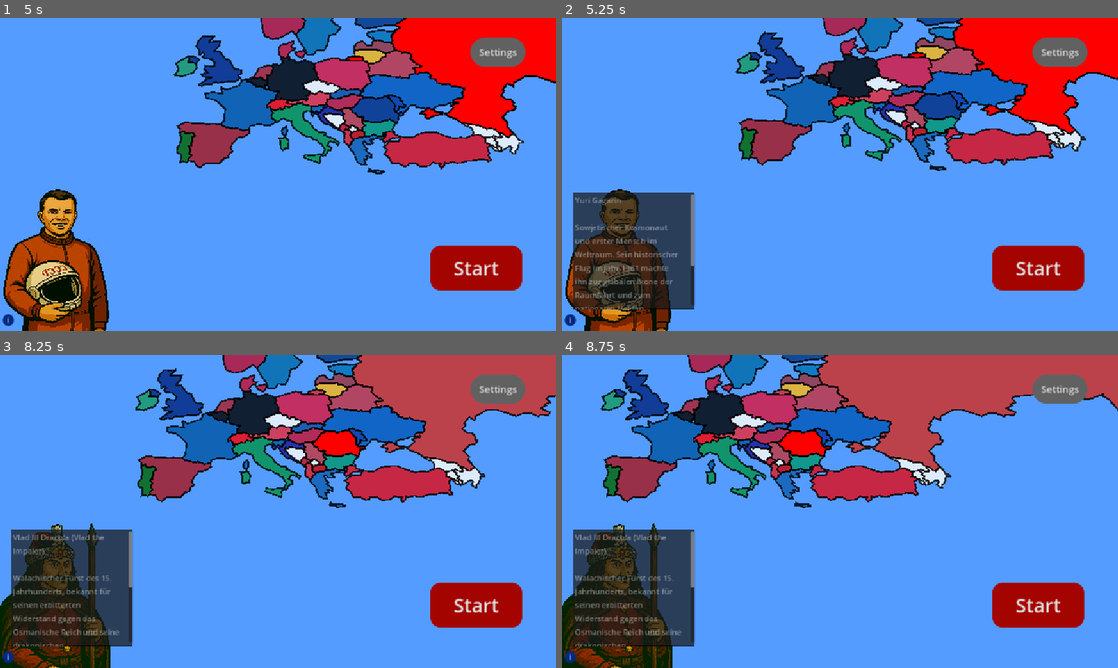
Above: before the commit, frames 1-4 (two rows, left to right).
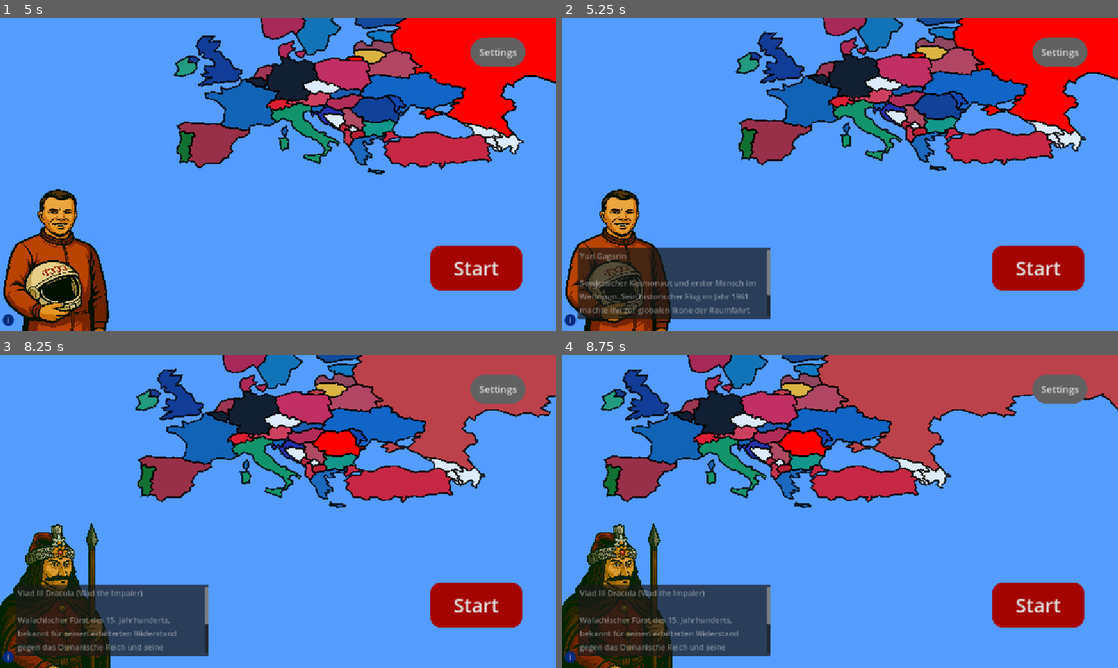
Above: after the commit, the same moments.

Repository: gixerl/OnlyLands
Game: Godot game, scene res://Scenes/main_menu.tscn
Two runs of this game, one before a commit and one after it. Both use one fixed random seed, a clock stepped at 60 frames per second and the inputs below.
Inputs (mouse positions are in pixels of both pictures, inside the frame that each line leads up to):
- Up to frame 1 (5 s): click "Start" at 0.5 s; click "Start" at 1.25 s; click "Start" at 2 s; click "Settings" at 2.75 s; click "Back" at 3.5 s; tap Enter at 4.25 s; move the mouse to (400, 158) at 4.27 s; hold S (camera_move_down) from 4.28 s (still down); click (400, 158) at 4.42 s
- Up to frame 2 (5.25 s): release S (camera_move_down) at 5 s; click "i" at 5 s
- Up to frame 3 (8.25 s): click "i" at 5.75 s; click "i" at 6.5 s; tap Space at 7.25 s; drag from (166, 527) to (250, 574) at 7.27 s; tap Enter at 8 s; move the mouse to (333, 442) at 8.02 s; hold D (camera_move_right) from 8.03 s (still down); click (333, 442) at 8.17 s
- Up to frame 4 (8.75 s): keep holding D (camera_move_right)

Frame 1 is identical in both runs. In frame 2, 8.4% of the frame differs, in the area x 2-38%, y 55-97%; in frame 3, 7.9%; in frame 4, 7.9%.

Commit message:
finished selection screen: ausgewählter country wird grün, angreifbare nachbarländer werden blau hervorgehoben und andere nicht benachbarte länder sind nicht mehr angreifbar

Diff:
--- a/Assets/neighbors.json
+++ b/Assets/neighbors.json
@@ -1,393 +1,393 @@
 {
   "Albania": {
-    "neighbors": [
-      "Montenegro",
-      "Kosovo",
-      "North Macedonia",
-      "Greece"
-    ]
+	"neighbors": [
+	  "Montenegro",
+	  "Kosovo",
+	  "North Macedonia",
+	  "Greece"
+	]
   },
   "Andorra": {
-    "neighbors": [
-      "France",
-      "Spain"
-    ]
+	"neighbors": [
+	  "France",
+	  "Spain"
+	]
   },
   "Armenia": {
-    "neighbors": [
-      "Georgia",
-      "Azerbaijan",
-      "Turkey"
-    ]
+	"neighbors": [
+	  "Georgia",
+	  "Azerbaijan",
+	  "Turkey"
+	]
   },
   "Austria": {
-    "neighbors": [
-      "Germany",
-      "Czechia",
-      "Slovakia",
-      "Hungary",
-      "Slovenia",
-      "Italy",
-      "Switzerland",
-      "Liechtenstein"
-    ]
+	"neighbors": [
+	  "Germany",
+	  "Czechia",
+	  "Slovakia",
+	  "Hungary",
+	  "Slovenia",
+	  "Italy",
+	  "Switzerland",
+	  "Liechtenstein"
+	]
   },
   "Azerbaijan": {
-    "neighbors": [
-      "Russia",
-      "Georgia",
-      "Armenia",
-      "Turkey"
-    ]
+	"neighbors": [
+	  "Russia",
+	  "Georgia",
+	  "Armenia",
+	  "Turkey"
+	]
   },
   "Belarus": {
-    "neighbors": [
-      "Russia",
-      "Ukraine",
-      "Poland",
-      "Lithuania",
-      "Latvia"
-    ]
+	"neighbors": [
+	  "Russia",
+	  "Ukraine",
+	  "Poland",
+	  "Lithuania",
+	  "Latvia"
+	]
   },
   "Belgium": {
-    "neighbors": [
-      "France",
-      "Germany",
-      "Luxembourg",
-      "Netherlands"
-    ]
+	"neighbors": [
+	  "France",
+	  "Germany",
+	  "Luxembourg",
+	  "Netherlands"
+	]
   },
   "Bosnia and Herz_": {
-    "neighbors": [
-      "Croatia",
-      "Serbia",
-      "Montenegro"
-    ]
+	"neighbors": [
+	  "Croatia",
+	  "Serbia",
+	  "Montenegro"
+	]
   },
   "Bulgaria": {
-    "neighbors": [
-      "Romania",
-      "Serbia",
-      "North Macedonia",
-      "Greece",
-      "Turkey"
-    ]
+	"neighbors": [
+	  "Romania",
+	  "Serbia",
+	  "North Macedonia",
+	  "Greece",
+	  "Turkey"
+	]
   },
   "Croatia": {
-    "neighbors": [
-      "Slovenia",
-      "Hungary",
-      "Serbia",
-      "Bosnia and Herz_",
-      "Montenegro"
-    ]
+	"neighbors": [
+	  "Slovenia",
+	  "Hungary",
+	  "Serbia",
+	  "Bosnia and Herz_",
+	  "Montenegro"
+	]
   },
   "Czechia": {
-    "neighbors": [
-      "Germany",
-      "Poland",
-      "Slovakia",
-      "Austria"
-    ]
+	"neighbors": [
+	  "Germany",
+	  "Poland",
+	  "Slovakia",
+	  "Austria"
+	]
   },
   "Denmark": {
-    "neighbors": [
-      "Germany"
-    ]
+	"neighbors": [
+	  "Germany"
+	]
   },
   "Estonia": {
-    "neighbors": [
-      "Latvia",
-      "Russia"
-    ]
+	"neighbors": [
+	  "Latvia",
+	  "Russia"
+	]
   },
   "Finland": {
-    "neighbors": [
-      "Sweden",
-      "Norway",
-      "Russia"
-    ]
+	"neighbors": [
+	  "Sweden",
+	  "Norway",
+	  "Russia"
+	]
   },
   "France": {
-    "neighbors": [
-      "Spain",
-      "Andorra",
-      "Monaco",
-      "Italy",
-      "Switzerland",
-      "Germany",
-      "Luxembourg",
-      "Belgium"
-    ]
+	"neighbors": [
+	  "Spain",
+	  "Andorra",
+	  "Monaco",
+	  "Italy",
+	  "Switzerland",
+	  "Germany",
+	  "Luxembourg",
+	  "Belgium"
+	]
   },
   "Georgia": {
-    "neighbors": [
-      "Russia",
-      "Azerbaijan",
-      "Armenia",
-      "Turkey"
-    ]
+	"neighbors": [
+	  "Russia",
+	  "Azerbaijan",
+	  "Armenia",
+	  "Turkey"
+	]
   },
   "Germany": {
-    "neighbors": [
-      "Denmark",
-      "Poland",
-      "Czechia",
-      "Austria",
-      "Switzerland",
-      "France",
-      "Luxembourg",
-      "Belgium",
-      "Netherlands"
-    ]
+	"neighbors": [
+	  "Denmark",
+	  "Poland",
+	  "Czechia",
+	  "Austria",
+	  "Switzerland",
+	  "France",
+	  "Luxembourg",
+	  "Belgium",
+	  "Netherlands"
+	]
   },
   "Greece": {
-    "neighbors": [
-      "Albania",
-      "North Macedonia",
-      "Bulgaria",
-      "Turkey"
-    ]
+	"neighbors": [
+	  "Albania",
+	  "North Macedonia",
+	  "Bulgaria",
+	  "Turkey"
+	]
   },
   "Hungary": {
-    "neighbors": [
-      "Slovakia",
-      "Ukraine",
-      "Romania",
-      "Serbia",
-      "Croatia",
-      "Slovenia",
-      "Austria"
-    ]
+	"neighbors": [
+	  "Slovakia",
+	  "Ukraine",
+	  "Romania",
+	  "Serbia",
+	  "Croatia",
+	  "Slovenia",
+	  "Austria"
+	]
   },
   "Iceland": {
-    "neighbors": []
+	"neighbors": []
   },
   "Ireland": {
-    "neighbors": [
-      "United Kingdom"
-    ]
+	"neighbors": [
+	  "United Kingdom"
+	]
   },
   "Italy": {
-    "neighbors": [
-      "France",
-      "Switzerland",
-      "Austria",
-      "Slovenia",
-      "San Marino",
-      "Vatican City"
-    ]
+	"neighbors": [
+	  "France",
+	  "Switzerland",
+	  "Austria",
+	  "Slovenia",
+	  "San Marino",
+	  "Vatican City"
+	]
   },
   "Kosovo": {
-    "neighbors": [
-      "Serbia",
-      "Montenegro",
-      "Albania",
-      "North Macedonia"
-    ]
+	"neighbors": [
+	  "Serbia",
+	  "Montenegro",
+	  "Albania",
+	  "North Macedonia"
+	]
   },
   "Latvia": {
-    "neighbors": [
-      "Estonia",
-      "Russia",
-      "Belarus",
-      "Lithuania"
-    ]
+	"neighbors": [
+	  "Estonia",
+	  "Russia",
+	  "Belarus",
+	  "Lithuania"
+	]
   },
   "Liechtenstein": {
-    "neighbors": [
-      "Austria",
-      "Switzerland"
-    ]
+	"neighbors": [
+	  "Austria",
+	  "Switzerland"
+	]
   },
   "Lithuania": {
-    "neighbors": [
-      "Latvia",
-      "Belarus",
-      "Poland",
-      "Russia"
-    ]
+	"neighbors": [
+	  "Latvia",
+	  "Belarus",
+	  "Poland",
+	  "Russia"
+	]
   },
   "Luxembourg": {
-    "neighbors": [
-      "Belgium",
-      "Germany",
-      "France"
-    ]
+	"neighbors": [
+	  "Belgium",
+	  "Germany",
+	  "France"
+	]
   },
   "Malta": {
-    "neighbors": []
+	"neighbors": []
   },
   "Moldova": {
-    "neighbors": [
-      "Romania",
-      "Ukraine"
-    ]
+	"neighbors": [
+	  "Romania",
+	  "Ukraine"
+	]
   },
   "Monaco": {
-    "neighbors": [
-      "France"
-    ]
+	"neighbors": [
+	  "France"
+	]
   },
   "Montenegro": {
-    "neighbors": [
-      "Croatia",
-      "Bosnia and Herz_",
-      "Serbia",
-      "Kosovo",
-      "Albania"
-    ]
+	"neighbors": [
+	  "Croatia",
+	  "Bosnia and Herz_",
+	  "Serbia",
+	  "Kosovo",
+	  "Albania"
+	]
   },
   "Netherlands": {
-    "neighbors": [
-      "Germany",
-      "Belgium"
-    ]
+	"neighbors": [
+	  "Germany",
+	  "Belgium"
+	]
   },
   "North Macedonia": {
-    "neighbors": [
-      "Kosovo",
-      "Serbia",
-      "Bulgaria",
-      "Greece",
-      "Albania"
-    ]
+	"neighbors": [
+	  "Kosovo",
+	  "Serbia",
+	  "Bulgaria",
+	  "Greece",
+	  "Albania"
+	]
   },
   "Norway": {
-    "neighbors": [
-      "Sweden",
-      "Finland",
-      "Russia"
-    ]
+	"neighbors": [
+	  "Sweden",
+	  "Finland",
+	  "Russia"
+	]
   },
   "Poland": {
-    "neighbors": [
-      "Germany",
-      "Czechia",
-      "Slovakia",
-      "Ukraine",
-      "Belarus",
-      "Lithuania",
-      "Russia"
-    ]
+	"neighbors": [
+	  "Germany",
+	  "Czechia",
+	  "Slovakia",
+	  "Ukraine",
+	  "Belarus",
+	  "Lithuania",
+	  "Russia"
+	]
   },
   "Portugal": {
-    "neighbors": [
-      "Spain"
-    ]
+	"neighbors": [
+	  "Spain"
+	]
   },
   "Romania": {
-    "neighbors": [
-      "Hungary",
-      "Serbia",
-      "Bulgaria",
-      "Ukraine",
-      "Moldova"
-    ]
+	"neighbors": [
+	  "Hungary",
+	  "Serbia",
+	  "Bulgaria",
+	  "Ukraine",
+	  "Moldova"
+	]
   },
   "Russia": {
-    "neighbors": [
-      "Norway",
-      "Finland",
-      "Estonia",
-      "Latvia",
-      "Lithuania",
-      "Poland",
-      "Belarus",
-      "Ukraine",
-      "Georgia",
-      "Azerbaijan"
-    ]
+	"neighbors": [
+	  "Norway",
+	  "Finland",
+	  "Estonia",
+	  "Latvia",
+	  "Lithuania",
+	  "Poland",
+	  "Belarus",
+	  "Ukraine",
+	  "Georgia",
+	  "Azerbaijan"
+	]
   },
   "San Marino": {
-    "neighbors": [
-      "Italy"
-    ]
+	"neighbors": [
+	  "Italy"
+	]
   },
   "Serbia": {
-    "neighbors": [
-      "Hungary",
-      "Romania",
-      "Bulgaria",
-      "North Macedonia",
-      "Kosovo",
-      "Montenegro",
-      "Bosnia and Herz_",
-      "Croatia"
-    ]
+	"neighbors": [
+	  "Hungary",
+	  "Romania",
+	  "Bulgaria",
+	  "North Macedonia",
+	  "Kosovo",
+	  "Montenegro",
+	  "Bosnia and Herz_",
+	  "Croatia"
+	]
   },
   "Slovakia": {
-    "neighbors": [
-      "Czechia",
-      "Poland",
-      "Ukraine",
-      "Hungary",
-      "Austria"
-    ]
+	"neighbors": [
+	  "Czechia",
+	  "Poland",
+	  "Ukraine",
+	  "Hungary",
+	  "Austria"
+	]
   },
   "Slovenia": {
-    "neighbors": [
-      "Italy",
-      "Austria",
-      "Hungary",
-      "Croatia"
-    ]
+	"neighbors": [
+	  "Italy",
+	  "Austria",
+	  "Hungary",
+	  "Croatia"
+	]
   },
   "Spain": {
-    "neighbors": [
-      "France",
-      "Andorra",
-      "Portugal"
-    ]
+	"neighbors": [
+	  "France",
+	  "Andorra",
+	  "Portugal"
+	]
   },
   "Sweden": {
-    "neighbors": [
-      "Norway",
-      "Finland"
-    ]
+	"neighbors": [
+	  "Norway",
+	  "Finland"
+	]
   },
   "Switzerland": {
-    "neighbors": [
-      "France",
-      "Germany",
-      "Austria",
-      "Liechtenstein",
-      "Italy"
-    ]
+	"neighbors": [
+	  "France",
+	  "Germany",
+	  "Austria",
+	  "Liechtenstein",
+	  "Italy"
+	]
   },
   "Turkey": {
-    "neighbors": [
-      "Greece",
-      "Bulgaria",
-      "Georgia",
-      "Armenia",
-      "Azerbaijan"
-    ]
+	"neighbors": [
+	  "Greece",
+	  "Bulgaria",
+	  "Georgia",
+	  "Armenia",
+	  "Azerbaijan"
+	]
   },
   "Ukraine": {
-    "neighbors": [
-      "Poland",
-      "Slovakia",
-      "Hungary",
-      "Romania",
-      "Moldova",
-      "Russia",
-      "Belarus"
-    ]
+	"neighbors": [
+	  "Poland",
+	  "Slovakia",
+	  "Hungary",
+	  "Romania",
+	  "Moldova",
+	  "Russia",
+	  "Belarus"
+	]
   },
   "United Kingdom": {
-    "neighbors": [
-      "Ireland",
-      "France",
-      "Belgium",
-      "Netherlands",
-      "Denmark",
-      "Norway"
-    ]
+	"neighbors": [
+	  "Ireland",
+	  "France",
+	  "Belgium",
+	  "Netherlands",
+	  "Denmark",
+	  "Norway"
+	]
   },
   "Vatican City": {
-    "neighbors": [
-      "Italy"
-    ]
+	"neighbors": [
+	  "Italy"
+	]
   }
 }
--- a/Scenes/country.gd
+++ b/Scenes/country.gd
@@ -5,17 +5,32 @@
 @onready var enemies = get_tree().root.get_node("CanvasLayer/Characters")
 @onready var info = get_tree().root.get_node("Main/CanvasLayer/Info")
 @onready var infotext = get_tree().root.get_node("Main/CanvasLayer/Informationen")
+@onready var neighbors = {}
 
 var new_texture
 var new_text
 func _ready():
 	self.modulate = country_color
 	if GameState.conquered_countries.has(name):
-		self.modulate = Color(1, 0, 0)
+		self.modulate = Color(0, 1, 0)
+		var file_path = "res://Assets/neighbors.json"
+		var file = FileAccess.open(file_path, FileAccess.READ)
+		var json_content = file.get_as_text()
+		file.close()
+		var json = JSON.new()
+		var result = json.parse(json_content)
+		neighbors = json.get_data()
+		for country in GameState.conquered_countries:
+			for neib in neighbors[country]["neighbors"]:
+				if !GameState.conquered_countries.has(neib):
+					GameState.attackable_neighbors.append(neib)
+	for node in get_parent().get_children():
+		if GameState.attackable_neighbors.has(node.name):
+			node.modulate = Color(0, 0, 1)
 
 func _on_input_event(viewport: Node, event: InputEvent, shape_idx: int) -> void:
 	if event is InputEventMouseButton and event.button_index==MOUSE_BUTTON_LEFT and event.pressed:
-		if GameState.country_locked and GameState.conquered_countries.has(name):
+		if GameState.country_locked and (GameState.conquered_countries.has(name) or !GameState.attackable_neighbors.has(name)):
 			return
 		for node in get_parent().get_children():
 			if "country_color" in node:
@@ -25,6 +40,8 @@
 					continue
 				elif node.name == GameState.selected_enemy and GameState.enemy_locked:
 					continue
+				elif GameState.attackable_neighbors.has(node.name):
+					node.modulate = Color(0, 0, 1)
 				else:
 					node.modulate = node.country_color
 		if GameState.country_locked and get_tree().current_scene.name == "Main":
--- a/Scenes/game_state.gd
+++ b/Scenes/game_state.gd
@@ -6,3 +6,4 @@
 var enemy_locked: bool = false
 var show_attack: bool = false
 var conquered_countries: PackedStringArray = PackedStringArray()
+var attackable_neighbors: PackedStringArray = PackedStringArray()
--- a/Scenes/main_menu.tscn
+++ b/Scenes/main_menu.tscn
@@ -50,10 +50,10 @@
 
 [node name="Informationen" type="TextEdit" parent="CanvasLayer"]
 visible = false
-offset_left = 22.0
-offset_top = 360.0
-offset_right = 274.0
-offset_bottom = 603.0
+offset_left = 32.0
+offset_top = 475.0
+offset_right = 432.0
+offset_bottom = 625.0
 text = "Paul von Hindenburg (1847–1934) war ein deutscher Generalfeldmarschall und Politiker. Er wurde als Held des Ers …(389 unchanged characters)…
 editable = false
 context_menu_enabled = false
